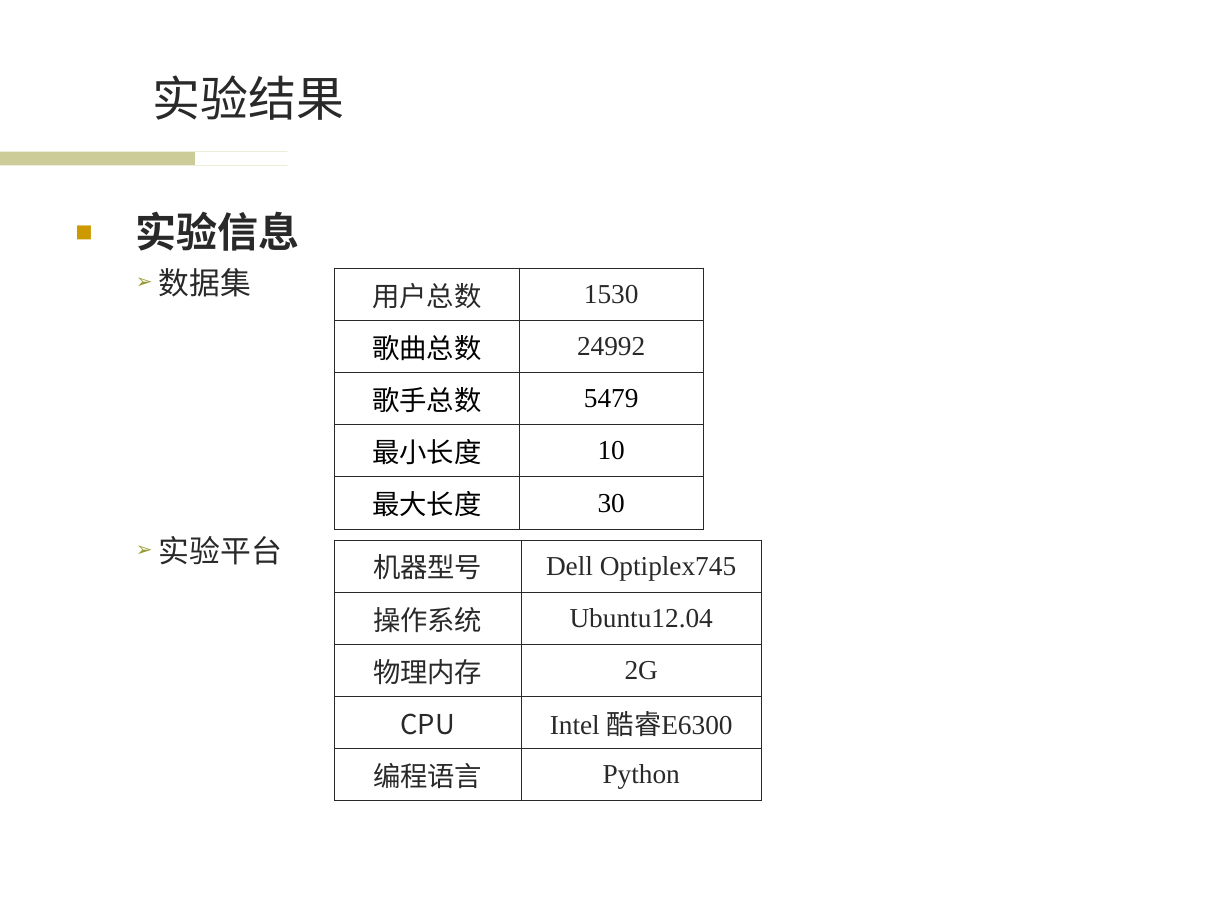
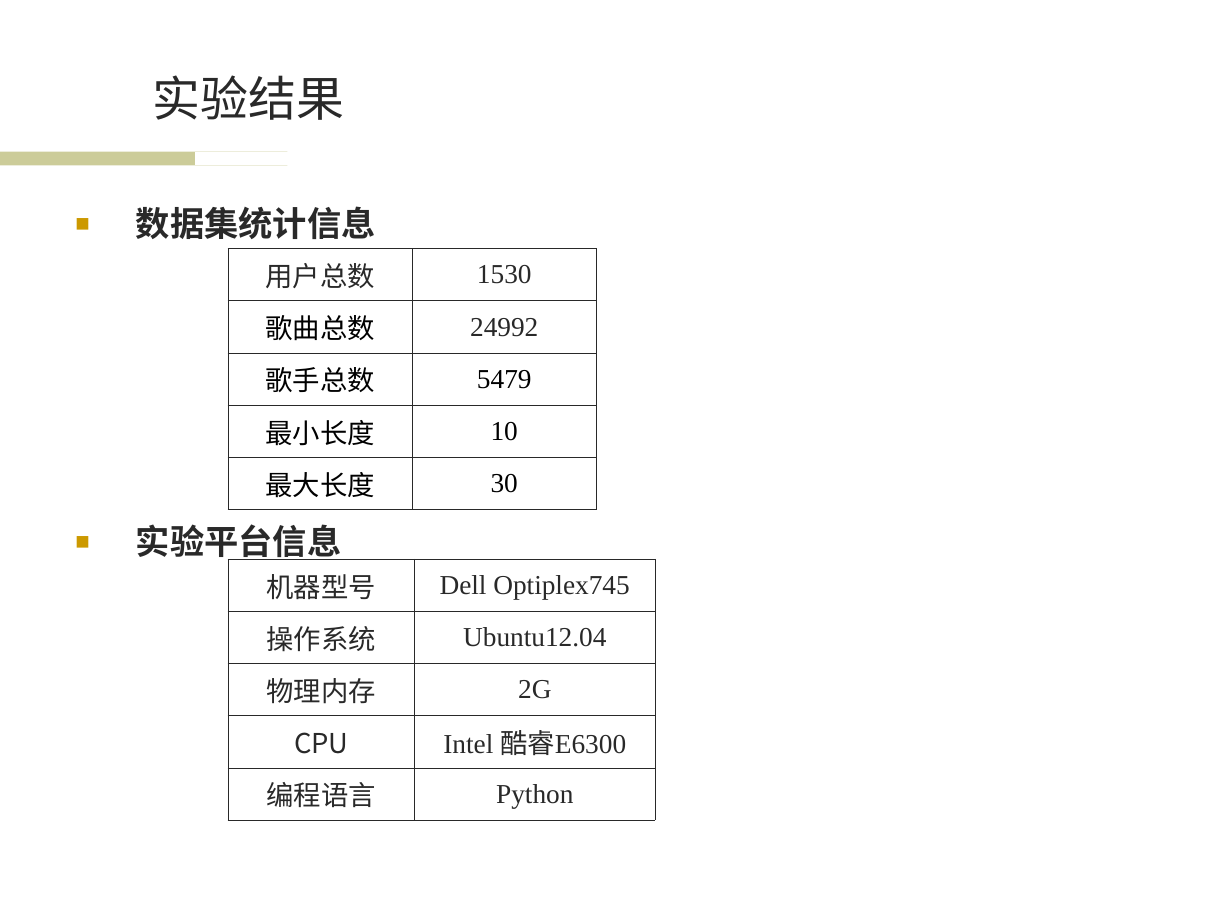
Before and after one commit to wwssttt/NJUThesis, a slide deck: slide 11 of ppt/一种基于时间序列分析的个性化音乐推荐系统及其实现.ppt (slide 12 before the commit). Drawn at 1232x924 pixels with LibreOffice and Linux fonts; fonts in the diff are those of the drawing; background and template pictures are left out. Boxes give left, top, right and bottom in pixels: in the first picture for what was removed or moved away, otherwise in the second. Text is boxed around its words. In the diff, an @@ line names an element or a change of style, - is before the commit and + after.

```diff
--- a/ppt/一种基于时间序列分析的个性化音乐推荐系统及其实现.ppt
+++ b/ppt/一种基于时间序列分析的个性化音乐推荐系统及其实现.ppt
@@ text at box(136, 206, 376, 564): text changed; size 18 to 20 pt; font Noto Sans CJK SC to Arial; bold on @@
-■ 实验信息
-  ➢ 数据集
-  ➢ 实验平台
+■ 数据集统计信息
+■ 实验平台信息
@@ table: place and size @@
-table at box(335, 269, 703, 521)
+table at box(228, 249, 596, 502)
@@ table: place and size @@
-table at box(335, 540, 761, 793)
+table at box(228, 559, 654, 812)
```
Also in this commit, not shown: 13 other slides changed.
